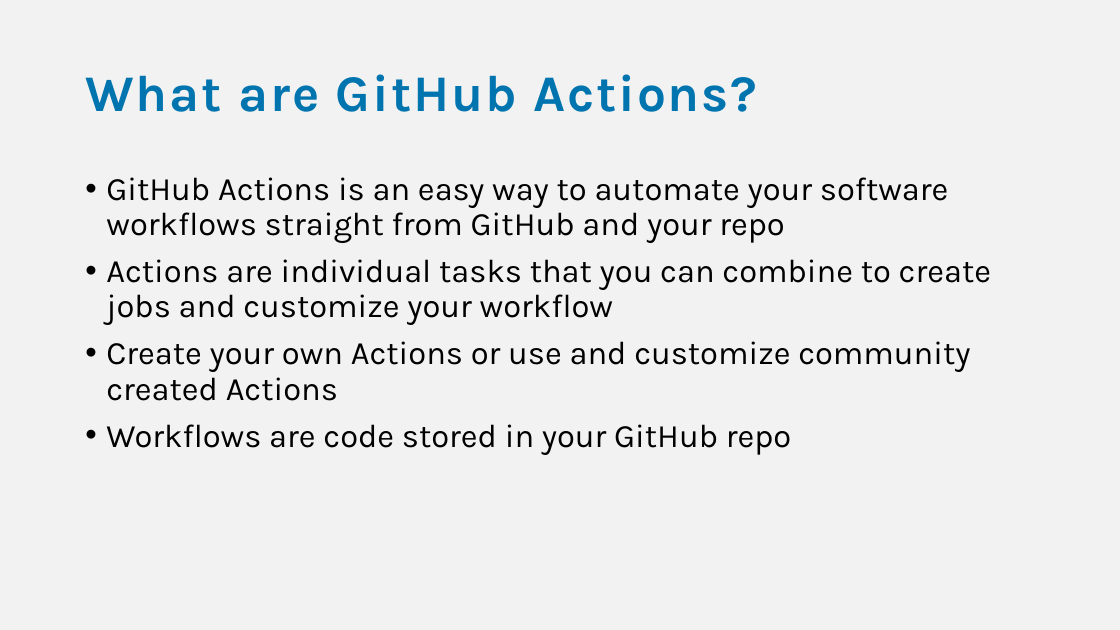
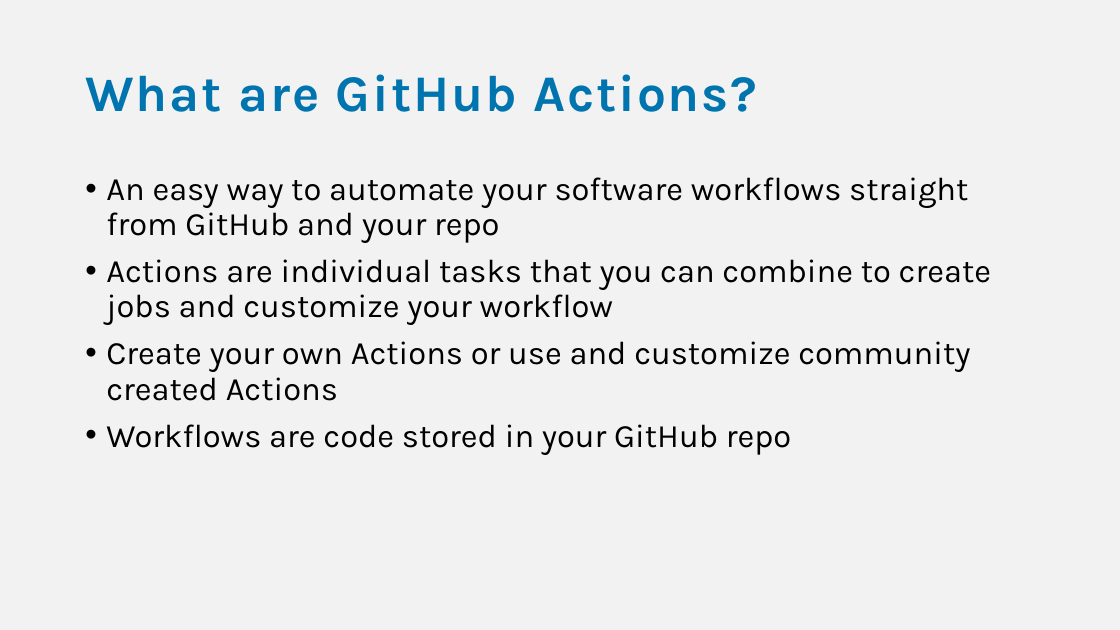
Before and after one commit to bjablonsky/GithubActions, a slide deck: slide 4 of slides/GithubActions-WorkflowsInYourRepo.pptx. Drawn at 1120x630 pixels with LibreOffice and Linux fonts; fonts in the diff are those of the drawing. Boxes give left, top, right and bottom in pixels: in the first picture for what was removed or moved away, otherwise in the second. Text is boxed around its words. In the diff, an @@ line names an element or a change of style, - is before the commit and + after.

```diff
--- a/slides/GithubActions-WorkflowsInYourRepo.pptx
+++ b/slides/GithubActions-WorkflowsInYourRepo.pptx
@@ text at <box>106,177,968,243</box>: text changed @@
-• GitHub Actions is an easy way to automate your software workflows straight from GitHub and your repo
+• An easy way to automate your software workflows straight from GitHub and your repo
```
Also in this commit, not shown: 5 other slides changed, 1 slide added, 1 other file.
